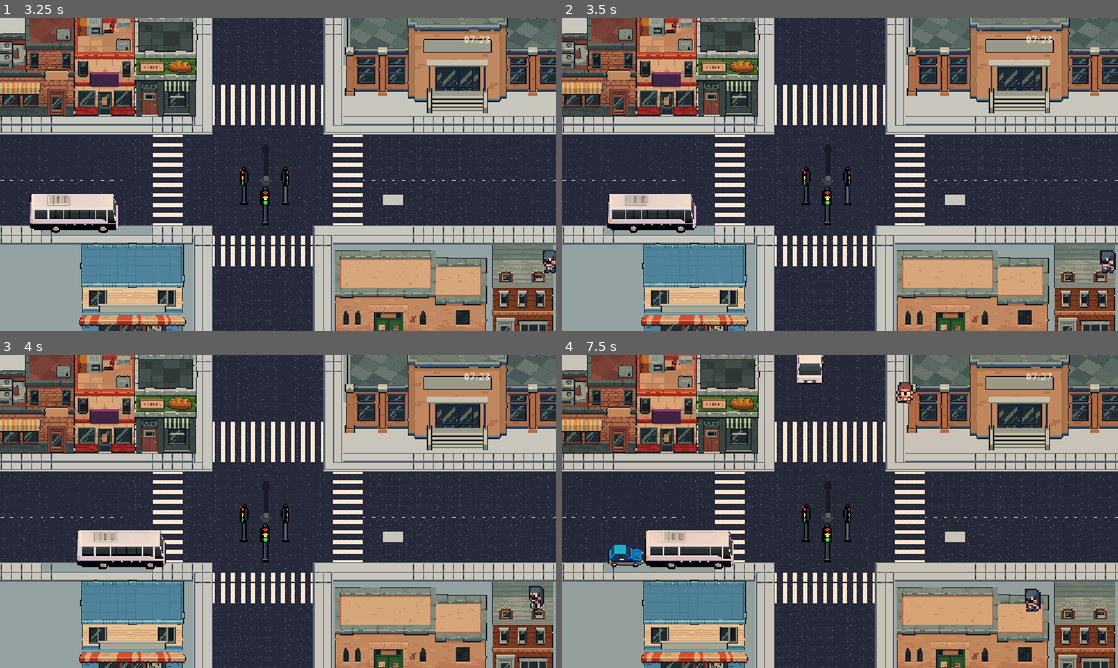
Above: before the commit, frames 1-4 (two rows, left to right).
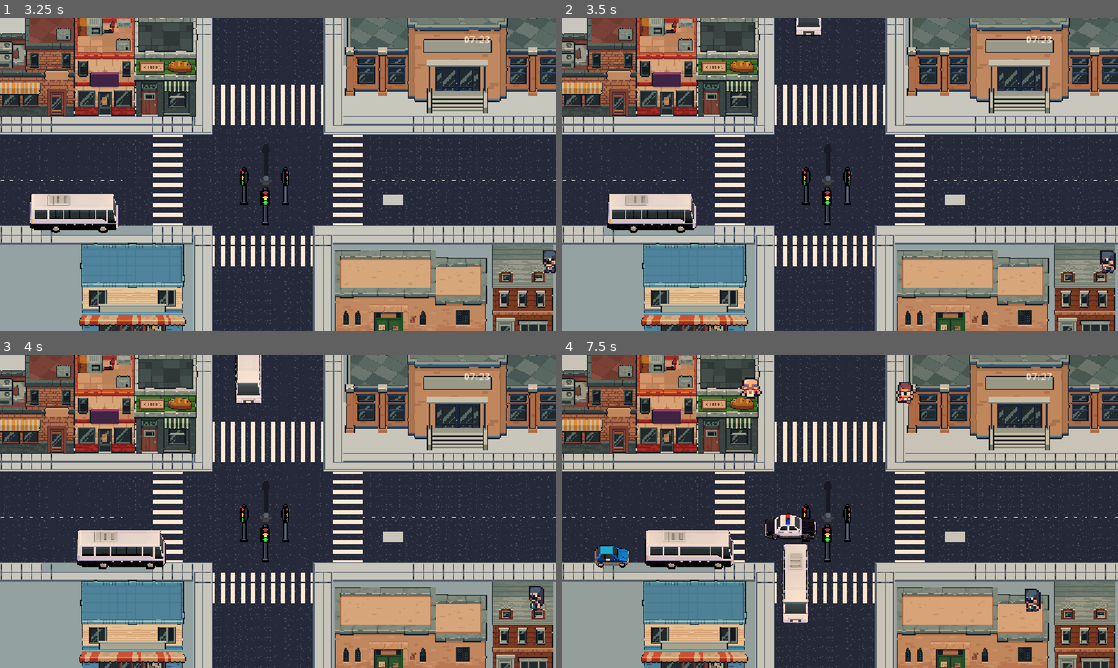
Above: after the commit, the same moments.

Repository: lafgo-fc/game-jam-repoooo
Game: Godot game, scene res://scne/test_one.tscn
The game is run twice, just before and just after one commit, with the same random seed, the same clock (stepped at 60 frames per second) and the same inputs.
Inputs:
- Up to frame 1 (3.25 s): tap Enter (ui_accept) at 0.5, 0.77, 1.25, 1.52, 3.02 s; hold R (traffic control right and left) from 0.53 s (still down)
- Up to frame 2 (3.5 s): keep holding R (traffic control right and left)
- Up to frame 3 (4 s): keep holding R (traffic control right and left); tap Enter (ui_accept) at 3.77 s
- Up to frame 4 (7.5 s): keep holding R (traffic control right and left); tap Enter (ui_accept) at 4.52, 6.02, 6.77 s

Frame 1 is identical in both runs. In frame 2, 0.2% of the frame differs, in the area x 41-47%, y 0-6%; in frame 3, 0.7%; in frame 4, 2.5%, in the area x 5-47%, y 0-86%.

Commit message:
fixed the vehicle pausing due to collision of multiple vehicle

Diff:
--- a/scne/car.tscn
+++ b/scne/car.tscn
@@ -475,44 +475,54 @@
 size = Vector2(65, 37.5)
 
 [sub_resource type="RectangleShape2D" id="RectangleShape2D_454ae"]
-size = Vector2(70, 37)
+size = Vector2(72.05883, 38.5)
 
 [node name="car" type="CharacterBody2D" unique_id=1626053297]
 script = ExtResource("1_evd0w")
 
 [node name="van" type="AnimatedSprite2D" parent="." unique_id=1717284833]
+visible = false
 sprite_frames = SubResource("SpriteFrames_wmd7k")
+animation = &"right"
+
+[node name="taxi" type="AnimatedSprite2D" parent="." unique_id=458371514]
+visible = false
+sprite_frames = SubResource("SpriteFrames_nqc1f")
+animation = &"right"
+
+[node name="luxury" type="AnimatedSprite2D" parent="." unique_id=46847102]
+visible = false
+sprite_frames = SubResource("SpriteFrames_lrbqv")
+animation = &"right"
+
+[node name="jeep" type="AnimatedSprite2D" parent="." unique_id=127133174]
+visible = false
+sprite_frames = SubResource("SpriteFrames_43aha")
+animation = &"right"
+
+[node name="civic" type="AnimatedSprite2D" parent="." unique_id=335970636]
+visible = false
+sprite_frames = SubResource("SpriteFrames_n1mkj")
+animation = &"right"
+
+[node name="truck" type="AnimatedSprite2D" parent="." unique_id=910418351]
+visible = false
+sprite_frames = SubResource("SpriteFrames_xi4lh")
 animation = &"down"
 
-[node name="taxi" type="AnimatedSprite2D" parent="." unique_id=458371514]
-sprite_frames = SubResource("SpriteFrames_nqc1f")
-animation = &"right"
-
-[node name="luxury" type="AnimatedSprite2D" parent="." unique_id=46847102]
-sprite_frames = SubResource("SpriteFrames_lrbqv")
-animation = &"right"
-
-[node name="jeep" type="AnimatedSprite2D" parent="." unique_id=127133174]
-sprite_frames = SubResource("SpriteFrames_43aha")
-animation = &"right"
-
-[node name="civic" type="AnimatedSprite2D" parent="." unique_id=335970636]
-sprite_frames = SubResource("SpriteFrames_n1mkj")
-animation = &"right"
-
-[node name="truck" type="AnimatedSprite2D" parent="." unique_id=910418351]
-sprite_frames = SubResource("SpriteFrames_xi4lh")
-animation = &"right"
-
 [node name="bus" type="AnimatedSprite2D" parent="." unique_id=1915234929]
+visible = false
 sprite_frames = SubResource("SpriteFrames_xnp0m")
-animation = &"down"
+animation = &"right"
 
 [node name="polic car" type="AnimatedSprite2D" parent="." unique_id=2101197150]
+visible = false
 sprite_frames = SubResource("SpriteFrames_454ae")
 animation = &"right"
 
 [node name="ambulance" type="AnimatedSprite2D" parent="." unique_id=890322407]
+visible = false
+position = Vector2(11, 6)
 sprite_frames = SubResource("SpriteFrames_74c84")
 animation = &"right"
 frame_progress = 0.045443613
@@ -525,7 +535,7 @@
 [node name="Area2D" type="Area2D" parent="." unique_id=488053945]
 
 [node name="collision_range" type="CollisionShape2D" parent="Area2D" unique_id=191564098]
-position = Vector2(0, -7)
+position = Vector2(-1.7500029, -8.2)
 scale = Vector2(1.7, 1.6)
 shape = SubResource("RectangleShape2D_454ae")
 
--- a/scne/scripts/car.gd
+++ b/scne/scripts/car.gd
@@ -33,6 +33,8 @@
 var blocking_bodies: Array[Node2D] = []
 var waiting_time: float = 0.0
 var is_waiting: bool = false
+var collision_shape_base_position: Vector2
+var collision_range_base_position: Vector2
 
 
 func _ready() -> void:
@@ -82,6 +84,8 @@
 			collision_shape.position = Vector2(0.0, -7.0)
 			collsion_range.scale = Vector2(1.7, 1.6)
 			collsion_range.position = Vector2(0.0, -7.0)
+	collision_shape_base_position = collision_shape.position
+	collision_range_base_position = collsion_range.position
 
 
 func _process(_delta: float) -> void:
@@ -95,15 +99,12 @@
 
 		if GameData.traffic_right_left and (last_direction == "right" or last_direction == "left"):
 			target = cross_point
-			print("right left")
 
 		elif GameData.traffic_front_down and (last_direction == "top" or last_direction == "down"):
 			target = cross_point
-			print("front down")
 
 		else:
 			target = stop_point
-			print("red")
 
 	if has_passed:
 		target = exit_point
@@ -136,6 +137,7 @@
 	for i in range(blocking_bodies.size() - 1, -1, -1):
 		if not is_instance_valid(blocking_bodies[i]):
 			blocking_bodies.remove_at(i)
+	update_collision_direction()
 
 	var waiting_for_car = not blocking_bodies.is_empty()
 
@@ -173,6 +175,7 @@
 		vehicle_move = true
 
 	process_animation(direction)
+	update_collision_direction()
 	move_and_slide()
 
 
@@ -191,6 +194,7 @@
 		else:
 			vehicle_opt.play("left")
 			last_direction = "left"
+
 	elif abs(direction.y) >= abs(direction.x):
 		if direction.y > 0:
 			vehicle_opt.play("down")
@@ -228,3 +232,30 @@
 			if child.has_method("hide_death_label"):
 				child.hide_death_label()
 				break
+func update_collision_direction():
+	var offset = 20.0
+	var angle = 0.0
+	var direction_offset = Vector2.ZERO
+
+	match last_direction:
+		"right":
+			angle = 0.0
+			direction_offset = Vector2(offset, 0)
+
+		"left":
+			angle = PI
+			direction_offset = Vector2(-offset, 0)
+
+		"down":
+			angle = PI / 2
+			direction_offset = Vector2(0, offset)
+
+		"top":
+			angle = -PI / 2
+			direction_offset = Vector2(0, -offset)
+
+	collision_shape.rotation = angle
+	collision_shape.position = collision_shape_base_position
+
+	collsion_range.rotation = angle
+	collsion_range.position = collision_range_base_position + direction_offset
